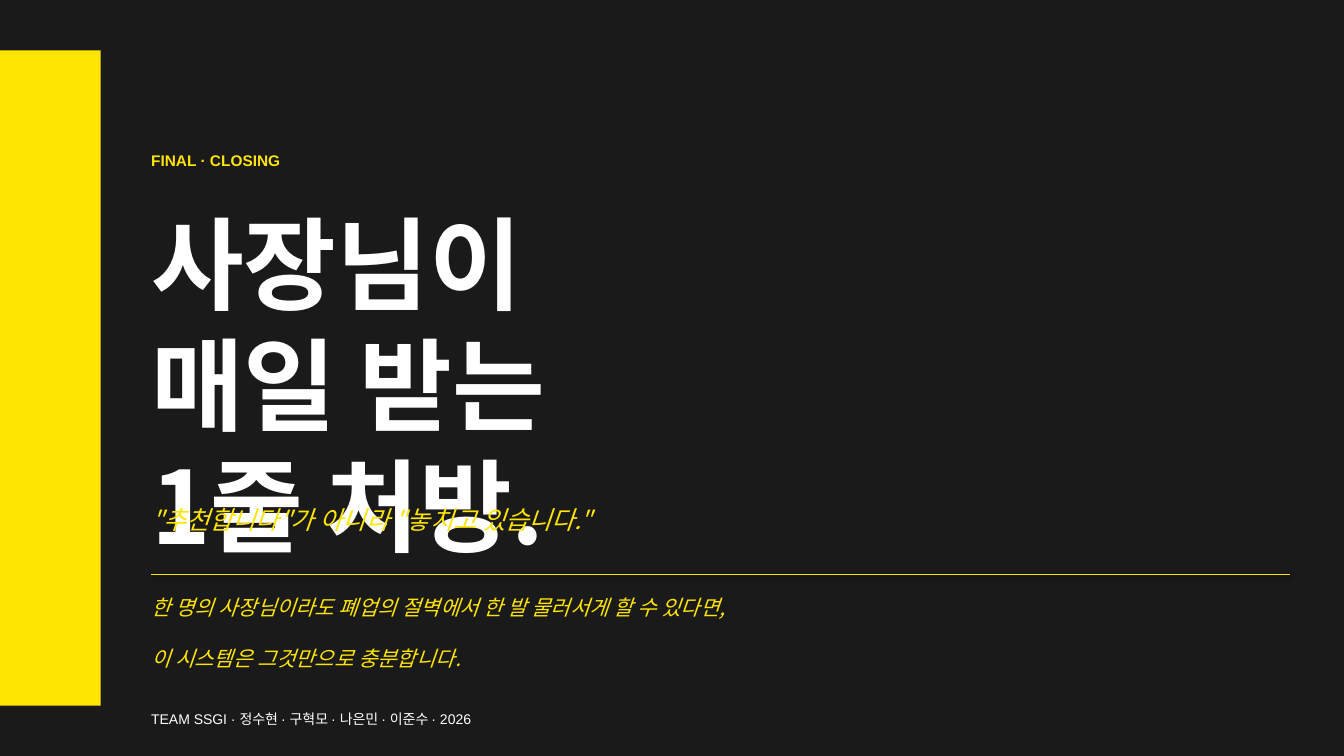
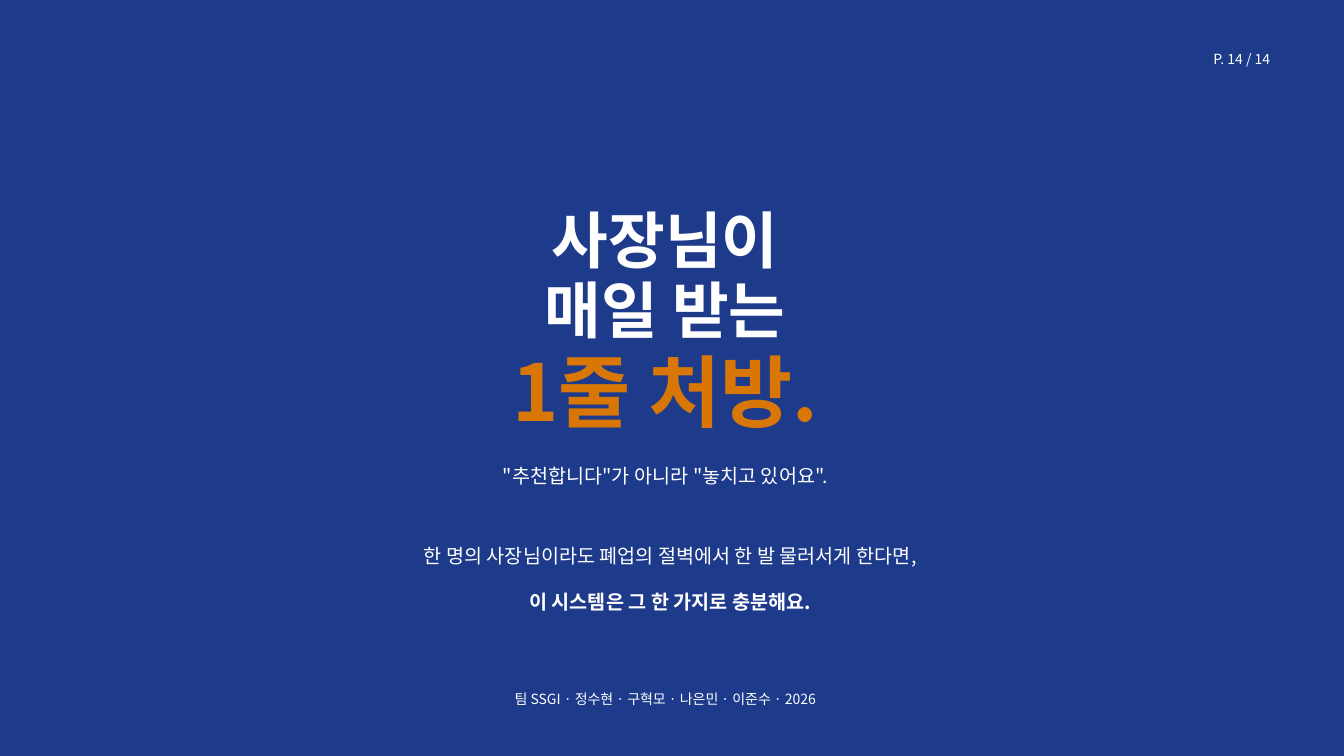
Before and after one commit to Tok-Baro/SSGI_AI_Coach, a slide deck: slide 16 of SSGI_AI_경영코치_상세기획서.pptx (slide 21 before the commit). Drawn at 1344x756 pixels with LibreOffice and Linux fonts; fonts in the diff are those of the drawing. Boxes give left, top, right and bottom in pixels: in the first picture for what was removed or moved away, otherwise in the second. Text is boxed around its words. In the diff, an @@ line names an element or a change of style, - is before the commit and + after.

```diff
--- a/SSGI_AI_경영코치_상세기획서.pptx
+++ b/SSGI_AI_경영코치_상세기획서.pptx
@@ rectangle at box(0, 0, 1344, 756): fill #1A1A1A to #1E3A8A @@
@@ rectangle removed at box(0, 50, 101, 706) @@
@@ text added at box(1213, 53, 1271, 64), 10 pt, text #FFFFFF @@
+P. 14 / 14
@@ text removed at box(151, 155, 280, 166) @@
-FINAL · CLOSING
@@ text added at box(552, 211, 779, 269), 44 pt, text #FFFFFF, bold @@
+사장님이
@@ text at box(545, 281, 785, 339): text changed; size 72 to 44 pt @@
-사장님이
-매일 받는
-1줄 처방.
+매일 받는
@@ text added at box(512, 355, 818, 428), 56 pt, text #D97706, bold @@
+1줄 처방.
@@ text at box(503, 466, 828, 485): text changed; size 18 to 14 pt; text colour #FEE500 to #FFFFFF; italic off @@
-"추천합니다"가 아니라 "놓치고 있습니다."
+"추천합니다"가 아니라 "놓치고 있어요".
@@ text at box(424, 546, 916, 567): text changed; size 15 to 14 pt; text colour #FEE500 to #FFFFFF; italic off @@
-한 명의 사장님이라도 폐업의 절벽에서 한 발 물러서게 할 수 있다면,
+한 명의 사장님이라도 폐업의 절벽에서 한 발 물러서게 한다면,
@@ line removed from (151, 575) to (1291, 575) @@
@@ text at box(529, 592, 811, 611): text changed; size 15 to 14 pt; text colour #FEE500 to #FFFFFF; bold on; italic off @@
-이 시스템은 그것만으로 충분합니다.
+이 시스템은 그 한 가지로 충분해요.
@@ text at box(515, 692, 816, 705): text changed; font Arial to Noto Sans CJK KR @@
-TEAM SSGI · 정수현 · 구혁모 · 나은민 · 이준수 · 2026
+팀 SSGI · 정수현 · 구혁모 · 나은민 · 이준수 · 2026
```
Also in this commit, not shown: 12 other slides changed, 7 slides added, 8 slides removed, 49 other files.
